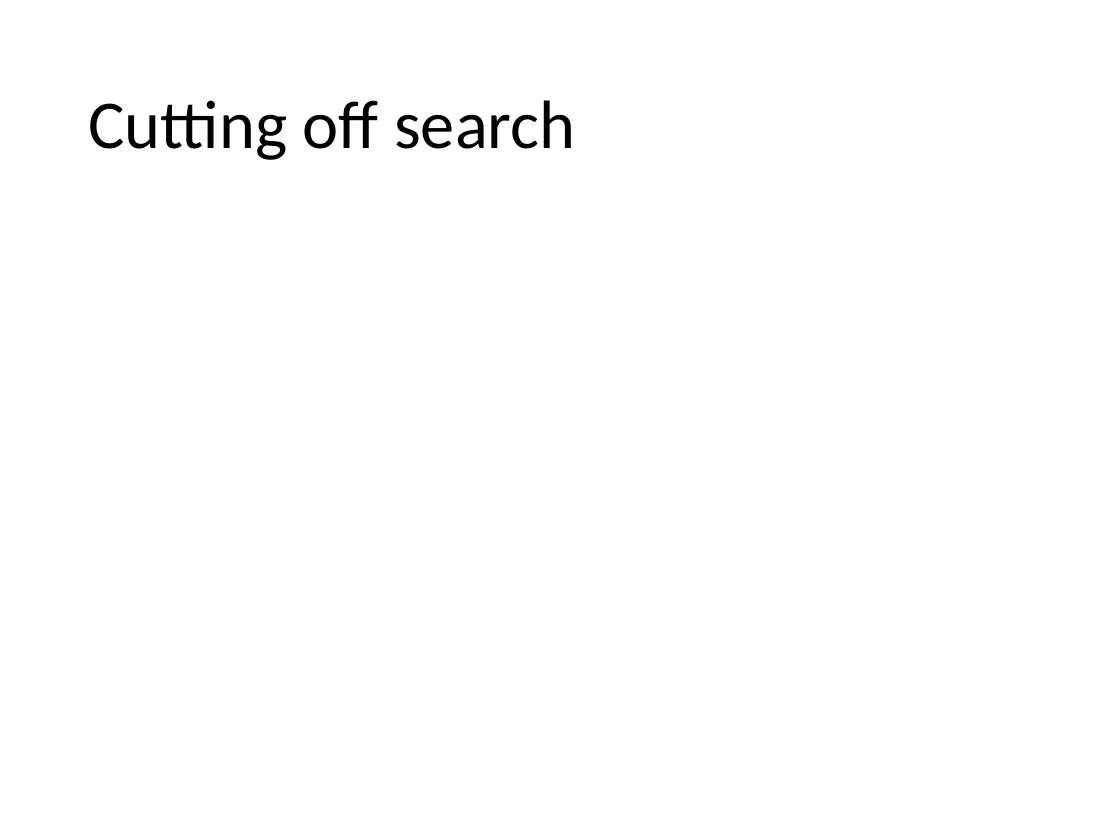
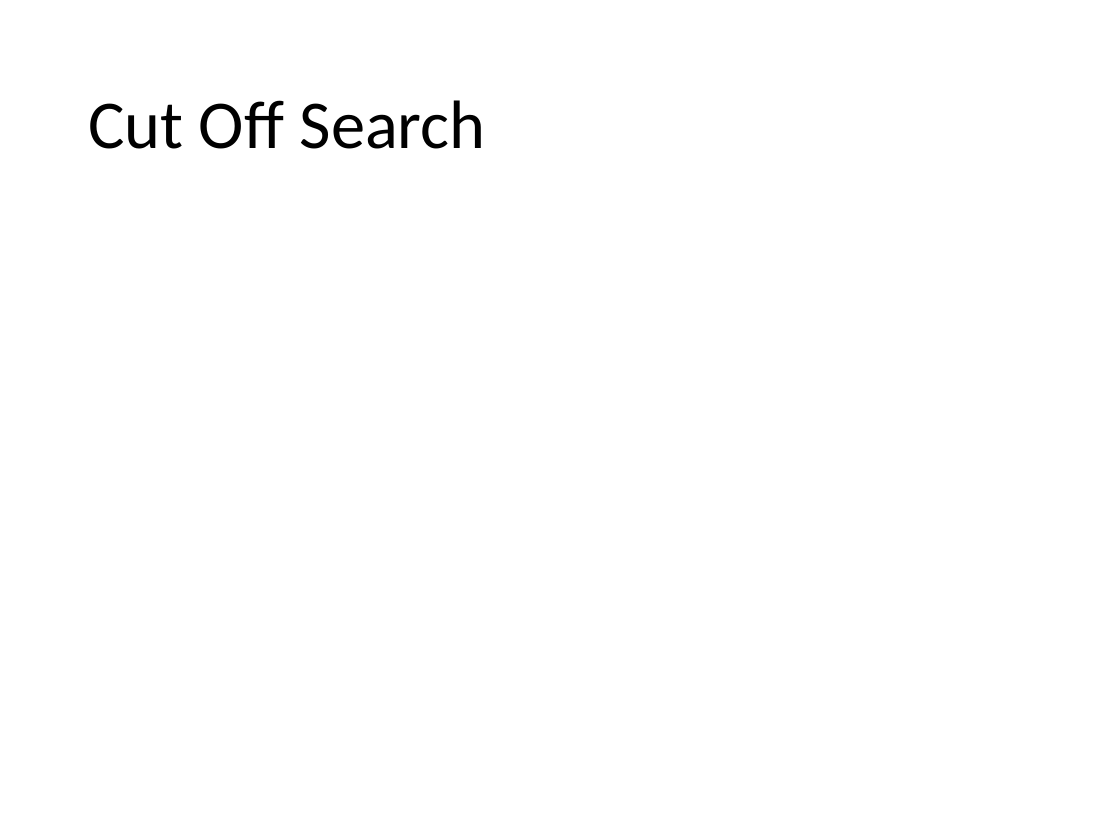
Before and after one commit to mhahsler/CS7320-AI, a slide deck: slide 30 of slides/05_games.pptx (slide 29 before the commit). Drawn at 1120x840 pixels with LibreOffice and Linux fonts; fonts in the diff are those of the drawing; grey boxes stand for pictures. Boxes give left, top, right and bottom in pixels: in the first picture for what was removed or moved away, otherwise in the second. Text is boxed around its words. In the diff, an @@ line names an element or a change of style, - is before the commit and + after.

```diff
--- a/slides/05_games.pptx
+++ b/slides/05_games.pptx
@@ title at [88,100,486,149]: text changed @@
-Cutting off search
+Cut Off Search
```
Also in this commit, not shown: 7 other slides changed, 1 slide added, 1 other file.
